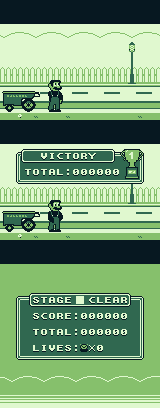
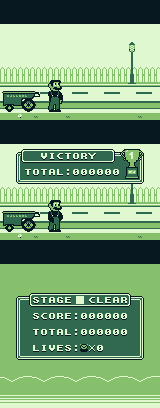
Layer changes from the first 160px x 408px image to the second:
hid "FadedClouds copy" over [0, 32, 160, 38]
